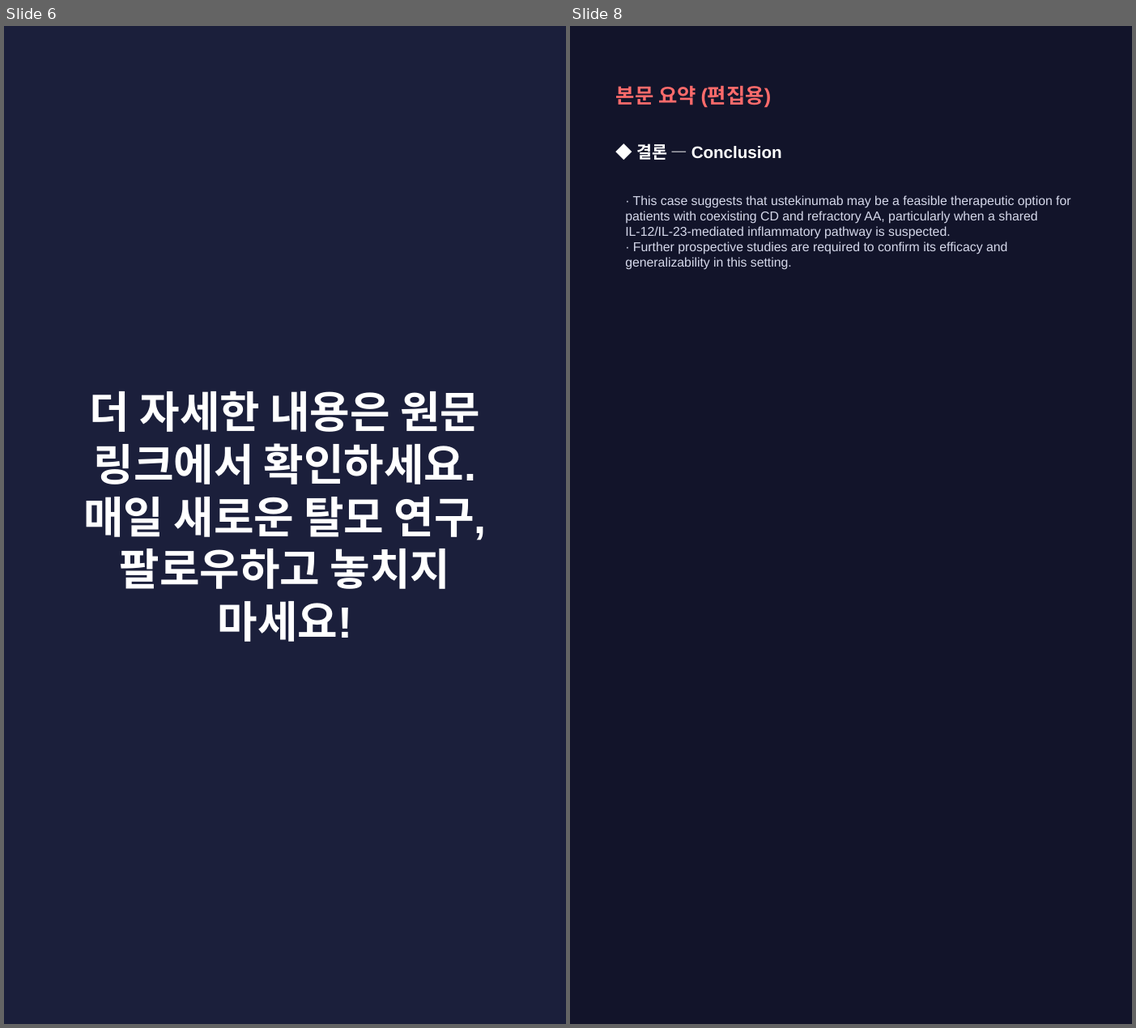
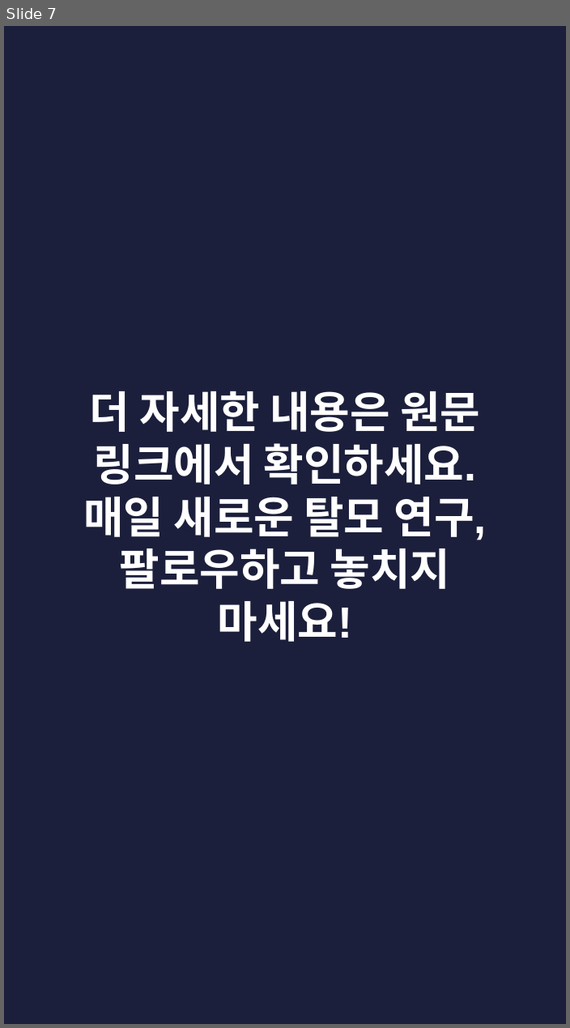
Before and after one commit to hyokang2010-BJ-ANTH/product-builder-test, a slide deck: pwa/data/latest/slides.pptx. Shown side by side, each under a label of ours: slides 6 and 8 before the commit, slide 7 after it; the slides between them are not shown. The pictures are 1136x1028 and 570x1028 pixels, drawn with LibreOffice and Linux fonts; fonts in the diff are those of the drawing. Boxes give left, top, right and bottom in pixels: in the first picture for what was removed or moved away, otherwise in the second. Text is boxed around its words. In the diff, an @@ line names an element or a change of style, - is before the commit and + after.

```diff
--- a/pwa/data/latest/slides.pptx
+++ b/pwa/data/latest/slides.pptx
@@ slide 8 removed at (570, 26, 1132, 1024), background #12142A @@
@@ text removed at (616, 85, 772, 108) @@
-본문 요약 (편집용)
@@ text removed at (636, 143, 782, 160) @@
-◆ 결론 — Conclusion
@@ text removed at (625, 195, 1071, 270) @@
-· This case suggests that ustekinumab may be a feasible therapeutic option for patients with coexisting CD and refractory AA, particularly when a shared IL-12/IL-23-mediated inflammatory pathway is suspected.
-· Further prospective studies are required to confirm its efficacy and generalizability in this setting.
@@ what was slide 6 is now slide 7 @@
```
Also in this commit, not shown: 2 slides changed, 6 slides added, 4 other slides removed, 28 other files.
